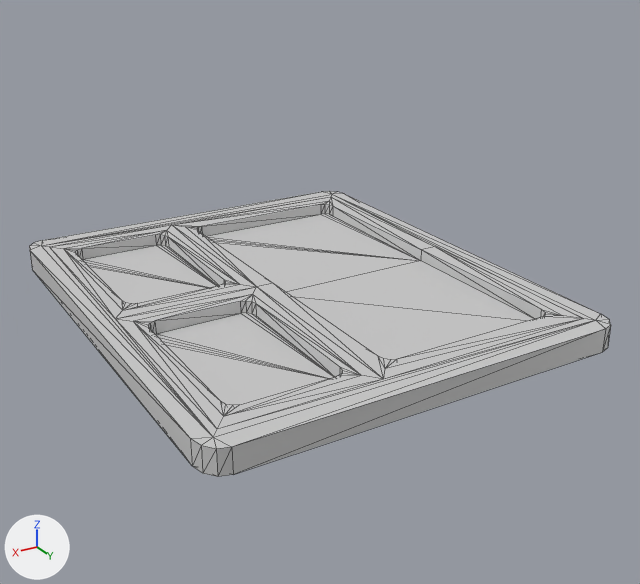
One commit to the FBX model Assets/3D Models/Metal Food Plate.fbx: the scene before it, then after it.
Camera for both pictures: a 50 mm lens placed at (5.5, 9.95, 4.84), pointed at (-0.34, 0.22, -0.03). The axes (+X, +Y, +Z) are drawn at lower left. The lights are the same throughout. The older version comes first. Mesh edges are drawn as thin lines. Where no turn or scale is listed for an object, it has been applied to the vertices.
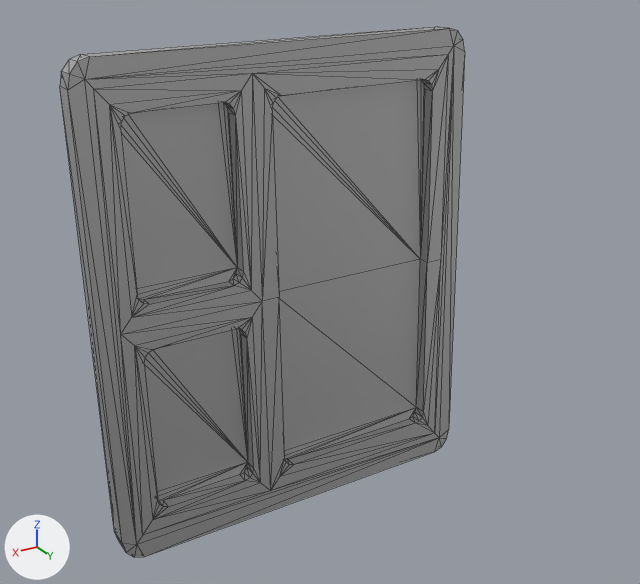
Where the newer file only moved an object's origin or applied its transform, the numbers keep the older frame.

Where the change shows, as pixel boxes [x1, y1, x2, y2] in the pictures (640 x 584 px):
```json
{"object": "Cube", "change": "surface changed, turned", "before": [29, 191, 611, 477], "after": [60, 27, 465, 557]}
```

Edits to the scene script, one JSON object a line:
```json
{"op": "set", "path": "mat_defaultmaterial.metallic", "old": "0.0", "new": "1.0"}
{"block": "me_cube", "where": "# used by ob_cube; location = (0.0, 0.0, 0.0)"}
{"op": "remove", "block": "me_cube", "code": "me_cube.from_pydata(...)  # 157 vertices, 310 faces; spans x -2.8..2.8, y -3.36..3.36, z -0.16..0.16"}
{"op": "add", "block": "me_cube", "code": "me_cube.from_pydata(...)  # 157 vertices, 310 faces; spans x -2.8..2.8, y -0.27..0.27, z -3.36..3.36"}
{"block": "me_cube", "change": "me_cube part 1: the whole mesh is turned -88.1 degrees about the x axis through its middle"}
```
